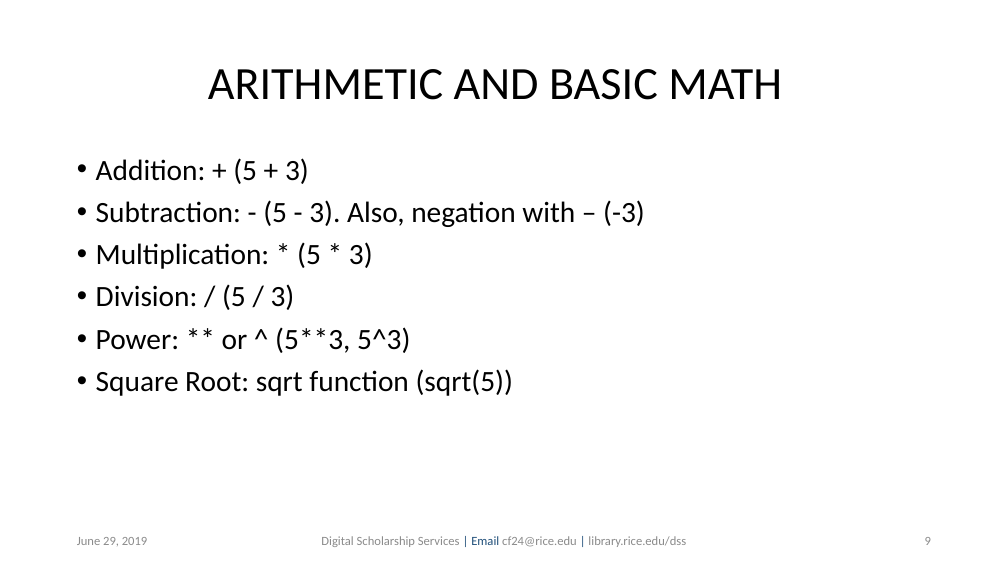
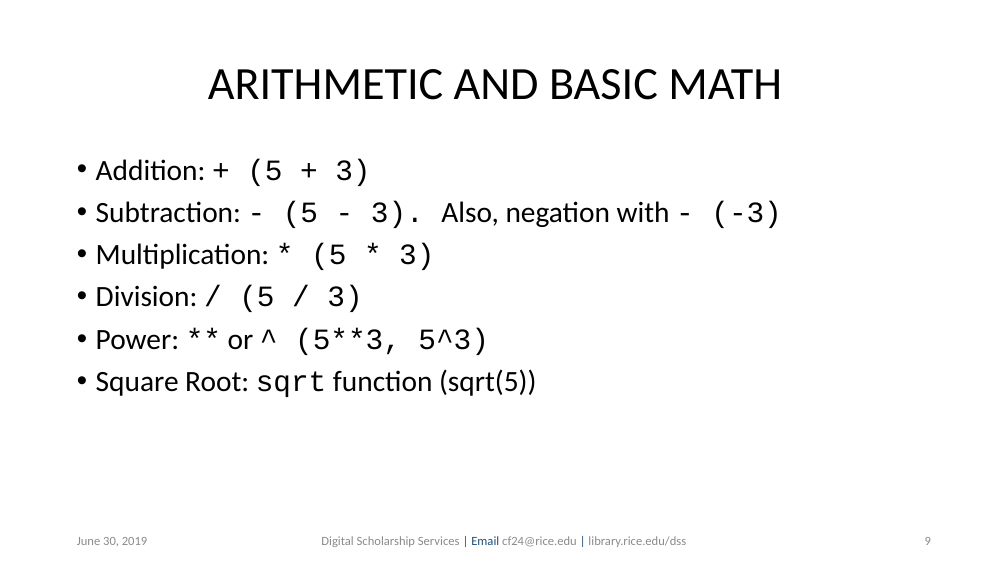
Before and after one commit to bakitybacon/rice-data-and-donuts, a slide deck: slide 9 of introR/Introduction to R.pptx. Drawn at 1008x567 pixels with LibreOffice and Linux fonts; fonts in the diff are those of the drawing; background and template pictures are left out. Boxes give left, top, right and bottom in pixels: in the first picture for what was removed or moved away, otherwise in the second. Text is boxed around its words. In the diff, an @@ line names an element or a change of style, - is before the commit and + after.

```diff
--- a/introR/Introduction to R.pptx
+++ b/introR/Introduction to R.pptx
@@ text at [96,159,536,397]: font Calibri to Courier New in "+ (5 + 3)", "* (5 * 3)", "/ (5 / 3)", "** ^ (5**3, 5^3)" and 1 more places @@
@@ text at [96,201,781,228]: text changed @@
-• Subtraction: - (5 - 3). Also, negation with – (-3)
+• Subtraction: - (5 - 3). Also, negation with - (-3)
@@ text at [77,537,148,546]: text changed @@
-June 29, 2019
+June 30, 2019
```
Also in this commit, not shown: 16 other slides changed, 1 other file.
